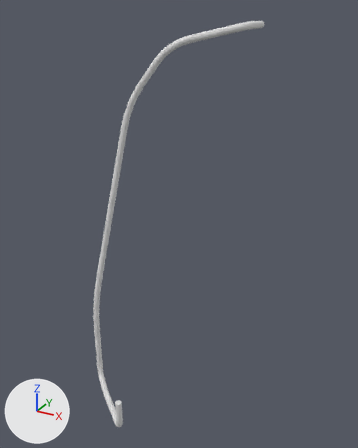
What one commit did to the FBX model VC_SPHX/Assets/SPHX/ArtisticAssets/Art/设备资产/6_脂肪含量测定/Meshs/SM_水管01.FBX.
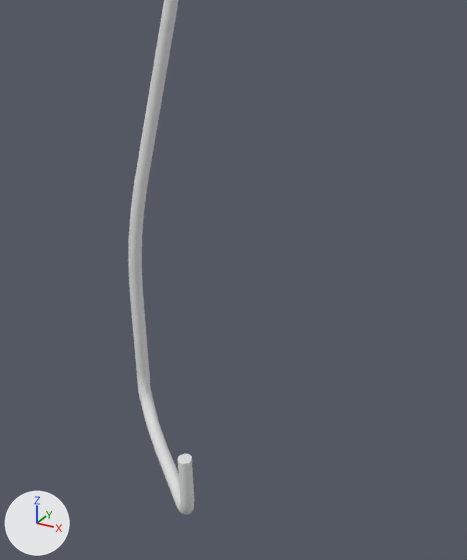
The first picture shows the older version from a camera (50 mm lens) standing at (7.304, -16.308, 1.514) and looking at (6.972, -15.704, 1.212). The close-ups show both versions on the part from 10% to 68% of the width and 44% to 100% of the height of that picture; other places that the commit changed are outside them. The lights are fixed; the arrows at lower left show +X, +Y and +Z. Where no turn or scale is listed for an object, it has been applied to the vertices.

The first close-up shows 'SM_水管01'.
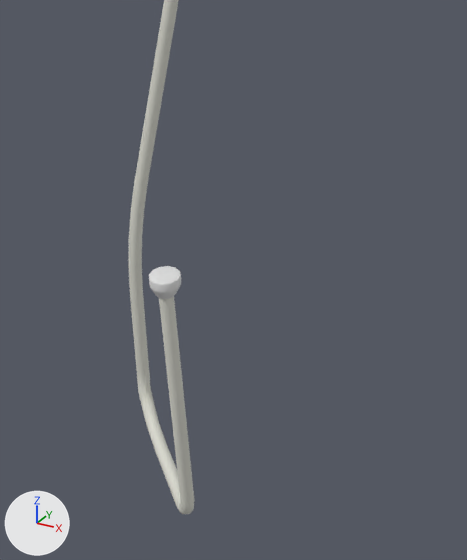
The newer file is also turned or shifted as a whole; pictures and numbers use the older file's frame.

Boxes (x1, y1, x2, y2) around the edits, measured in the close-ups (467 x 560 px; the box of a moved part takes in the faces that stretch with it):
part 1 of me_mesh, added
    after: (149, 266, 181, 299)
part 2 of me_mesh, moved or reshaped
    before: (178, 454, 194, 505)
    after: (159, 297, 194, 505)
part 3 of me_mesh, recoloured (white to grey)
    both: (128, 0, 194, 512)

The change, as a list of edits to the scene's bpy script:
```text
Add img_t_youqibai_bc_jpg:
    img_t_youqibai_bc_jpg = load_image('T_YouQiBai_BC.jpg', '../Textures/脂肪测定仪检测_实验室方法/T_YouQiBai_BC.jpg', 512, 512, 'sRGB')
Add mat_mi_youqibai:
    mat_mi_youqibai = principled_material('MI_YouQiBai')
    mat_mi_youqibai.texture = img_t_youqibai_bc_jpg
    mat_mi_youqibai.roughness = 0.859
Add mat_mi_plastic01:
    mat_mi_plastic01 = principled_material('MI_Plastic01')
    mat_mi_plastic01.texture = img_t_plastic01_bc_jpg
    mat_mi_plastic01.roughness = 0.859
Change me_mesh:
    used by ob_sm_水管01; location = (7.1512, -15.6959, 1.1652)
    verts and faces of me_mesh; kept vertices keep their numbers, new ones are numbered from 352
    before: 220 (-0.21, -0.135, -0.212) at pixel (191, 459), 221 (-0.212, -0.133, -0.212) at pixel (191, 456), 222 (-0.214, -0.133, -0.212) at pixel (189, 454), 223 (-0.217, -0.133, -0.212) at pixel (186, 453), 224 (-0.219, -0.135, -0.212) at pixel (182, 453)
    before: 225 (-0.22, -0.137, -0.212) at pixel (179, 455), 226 (-0.219, -0.14, -0.212) at pixel (177, 458), 227 (-0.218, -0.142, -0.212) at pixel (177, 460), 228 (-0.215, -0.143, -0.212) at pixel (179, 463), 229 (-0.213, -0.142, -0.212) at pixel (183, 463)
    before: 230 (-0.211, -0.14, -0.212) at pixel (187, 463), 231 (-0.21, -0.138, -0.212) at pixel (190, 461)
    remove me_mesh.from_pydata(...)  # 352 vertices, 700 faces; spans x -0.32..-0.095, y -0.143..0.08, z -0.279..0.331
    add me_mesh.from_pydata(...)  # 496 vertices, 984 faces; spans x -0.32..-0.095, y -0.148..0.08, z -0.279..0.331
    me_mesh part 1: a new loose piece of 144 vertices spanning x -0.232..-0.211, y -0.148..-0.127, z -0.078..-0.063, in mat_mi_plastic01 (picture img_t_plastic01_bc_jpg)
    me_mesh part 2
    add for i in [*range(220, 225), 226, 228]: verts[i] += (-0.007, 0.0, 0.134)
    add for i in [225, 227, 229, 230, 231]: verts[i] += (-0.006, 0.0, 0.134)
    me_mesh part 3: 700 faces spanning x -0.32..-0.095, y -0.143..0.08, z -0.279..0.331 switch from mat_mi_plastic02 (picture img_t_plastic01_bc_jpg) to mat_mi_youqibai (picture img_t_youqibai_bc_jpg)
    me_mesh part 4: the surface is now shaded flat
    add me_mesh.materials.append(mat_mi_plastic01)  # picture img_t_plastic01_bc_jpg
```
